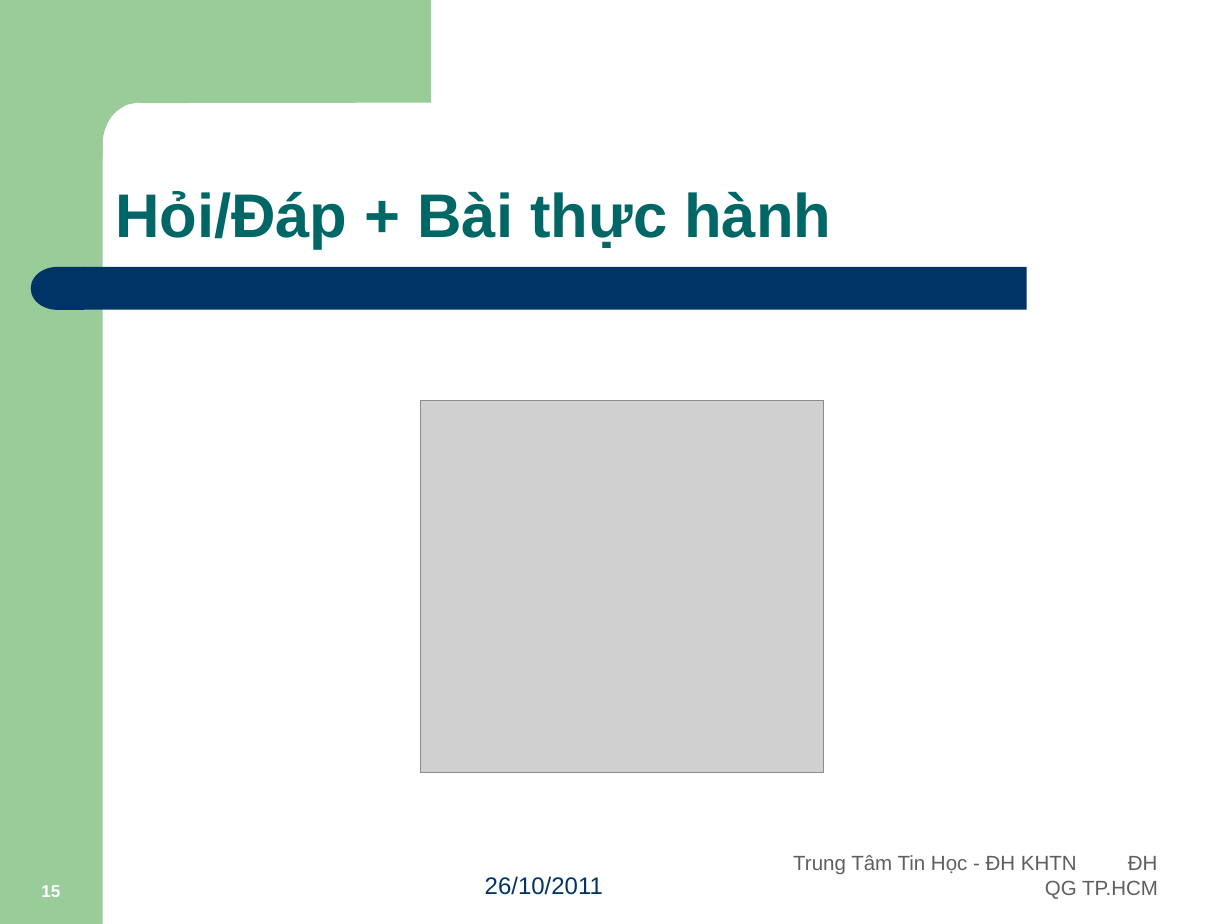
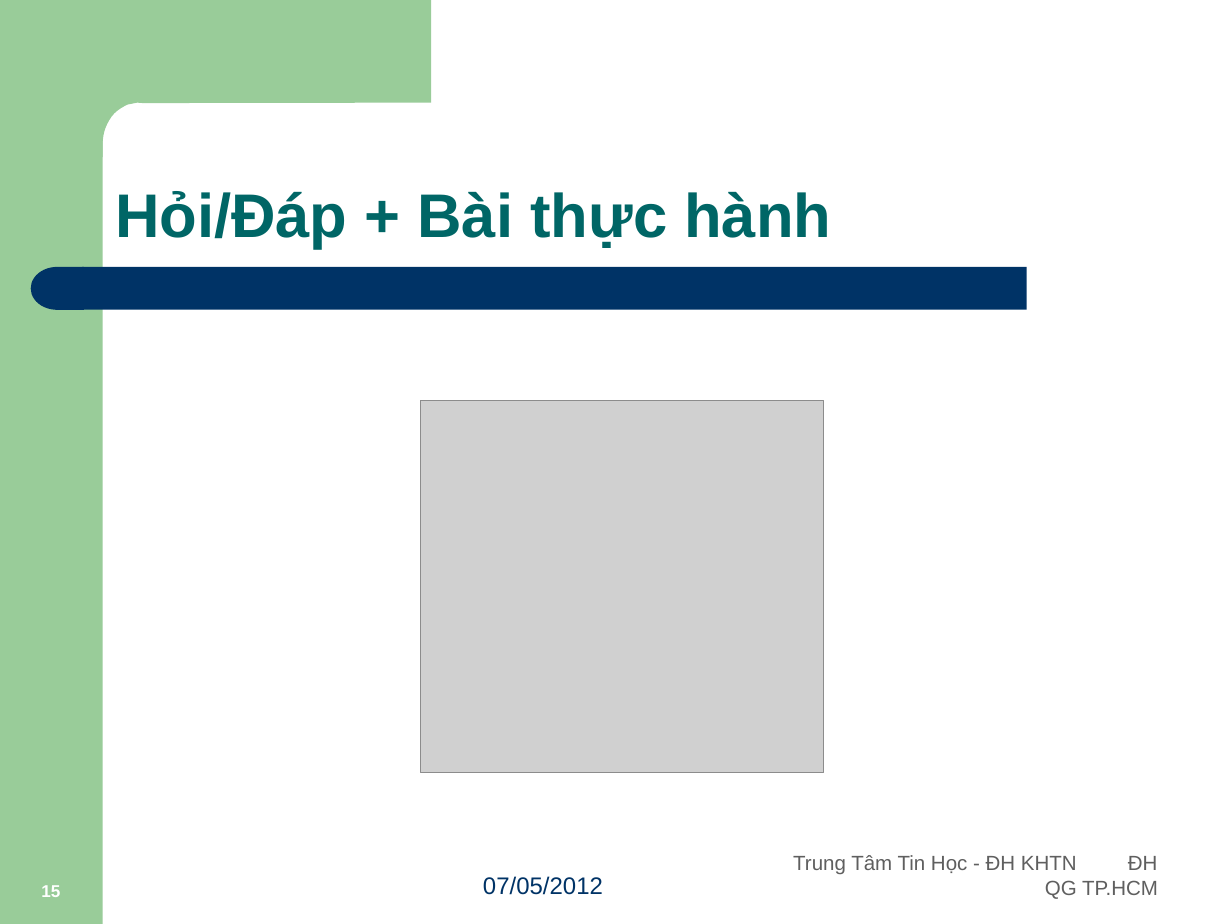
Before and after one commit to Timon-CHP/t3hand, a slide deck: slide 15 of lessions/Android_Par05_IntentAndContentProvider.pptx. Drawn at 1232x924 pixels with LibreOffice and Linux fonts; fonts in the diff are those of the drawing; grey boxes stand for pictures. Boxes give left, top, right and bottom in pixels: in the first picture for what was removed or moved away, otherwise in the second. Text is boxed around its words. In the diff, an @@ line names an element or a change of style, - is before the commit and + after.

```diff
--- a/lessions/Android_Par05_IntentAndContentProvider.pptx
+++ b/lessions/Android_Par05_IntentAndContentProvider.pptx
@@ text at [483, 876, 603, 895]: text changed @@
-26/10/2011
+07/05/2012
```
Also in this commit, not shown: 6 other slides changed, 3 other files.
